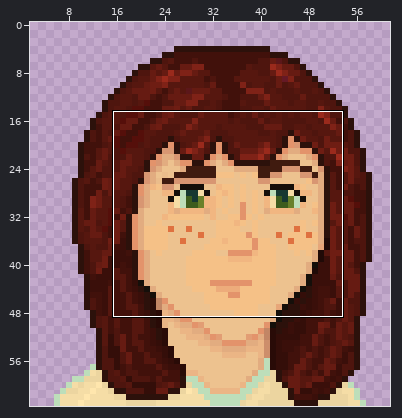
Two versions of one pixel-art sprite, Assets/Resources/Portraits_Characters/Melody/Melody_nightgown1.png. The first picture is a wide view before the edit; the outline marks the close-up.
Close-up. Before the commit:
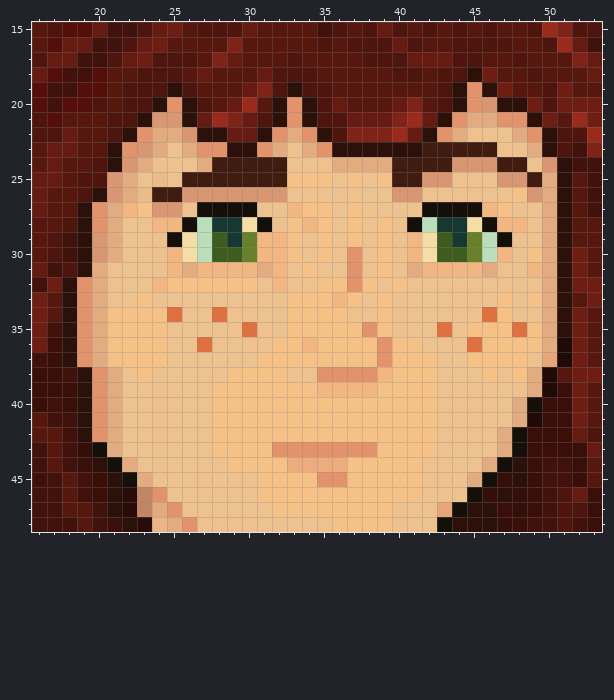
The file is 62x64 pixels. Colours within 5 levels of each other are drawn and written as one. Shown: x 16..53, y 15..48. The wide view leaves out empty margins.
Now the later version:
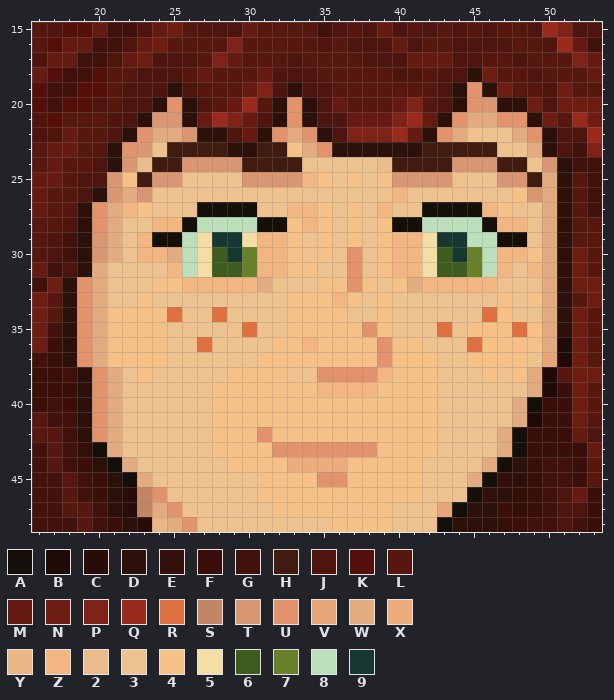
Palette (. is transparent): A #150f0a  B #200a07  C #290b07  D #2c110b  E #340e09  F #3a0f0a  G #41110b  H #401b0f  J #4e150e  K #550f0a  L #56170f  M #661b12  N #6e1d13  P #7f2217  Q #9a2a1c  R #df7140  S #c28665  T #d89672  U #e3936b  V #e7a679  W #e2ac80  X #edac7b  Y #ebb585  Z #f1b681  2 #eabc8b  3 #edc28f  4 #f5c187  5 #f5dda6  6 #3d5c1e  7 #69802a  8 #bddeba  9 #163831
Changes in this commit:
y 22: x 29 M -> J
y 23: x 24..28 W3WUU -> 3HHHH; x 31..33 UW3 -> HH4
y 24: x 23..29 W333WHH -> 2HHTTTT; x 33 3 -> H; x 36..39 WWWW -> 3332
y 25: x 22..34 W323HHHHHHH44 -> 4HTT3333TTTTZ; x 40..41 HH -> TT
y 26: x 23..32 2HHTTTTTTT -> T333333333; x 40..41 TT -> Z3
y 27: x 24..25 TT -> 33; x 34 4 -> Z; x 39 3 -> Z
y 28: x 28..30 995 -> 888; x 32 3 -> A; x 40 3 -> A; x 43..45 995 -> 888
y 29: x 23..24 33 -> ZA; x 26..28 586 -> 859; x 30 7 -> 5; x 40 3 -> Z; x 43 6 -> 9; x 45 7 -> 8; x 48 3 -> A
y 30: x 23..27 33Z58 -> ZZW85; x 29 6 -> 9; x 40 3 -> Z; x 44 6 -> 9; x 48 3 -> Z
y 31: x 26..31 WZZZZW -> 85667Z; x 33 3 -> 4; x 40..47 3WZZZZW3 -> ZZ56678Z
y 32: x 24 Z -> 4; x 26..32 444443Z -> ZZZZZW3; x 41..46 333333 -> WZZZZZ
y 42: x 31 4 -> U
Pixel boxes of the changes (left, top, right, bottom) in both close-ups:
changed: (122, 127, 527, 292)
changed: (257, 427, 272, 442)
